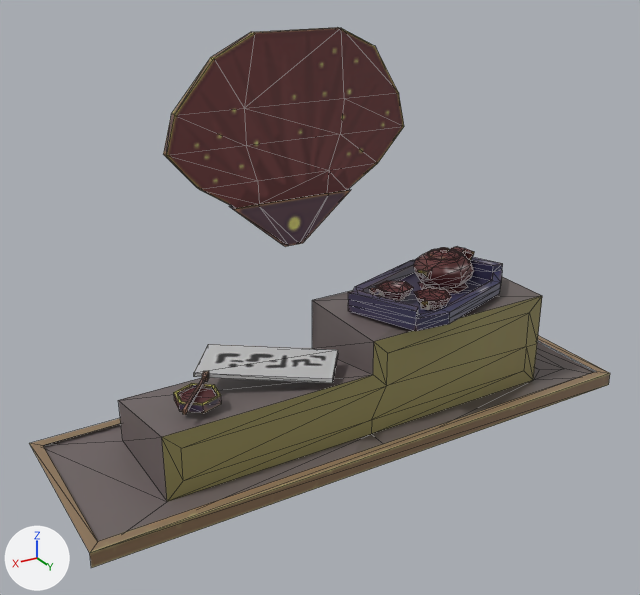
An edit to the glTF model witrynki/chinese.glb, drawn before and after from the same camera.
One viewpoint serves both versions: a 50 mm lens placed at (4.37, 7.24, 4.95), pointed at (0.06, 0.07, 1.36). The axes (+X, +Y, +Z) are drawn at lower left. The lights are the same throughout. Mesh edges are drawn as thin lines. Where no turn or scale is listed for an object, it has been applied to the vertices. Vertices at the same position are counted once.

Names of what the first picture shows: 'chinese'.
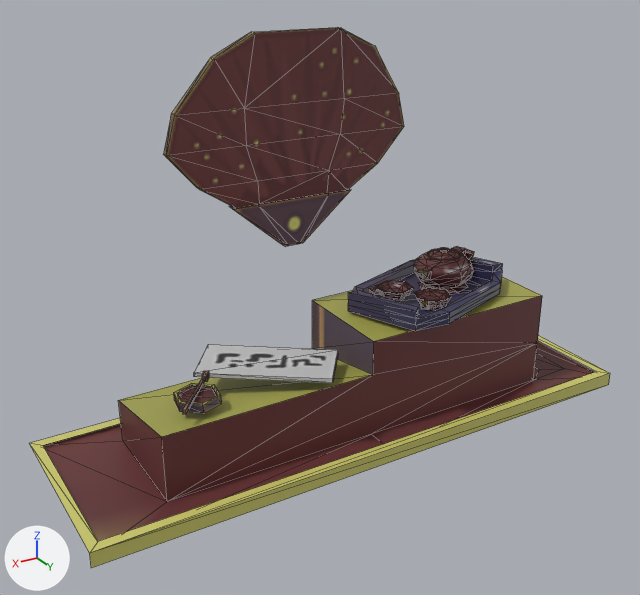
Diff of the bpy script that builds the scene:
```diff
--- a/witrynki/chinese.glb.py
+++ b/witrynki/chinese.glb.py
@@ me_sphere_001 @@
 # used by ob_chinese; location = (-4.87, -0.42, -3.46)
-me_sphere_001.from_pydata(...)  # 514 vertices, 984 faces; spans x 1.47..7.78, y -0.58..1.42, z 3.26..7.37
+me_sphere_001.from_pydata(...)  # 506 vertices, 968 faces; spans x 1.47..7.78, y -0.58..1.42, z 3.26..7.37
+# me_sphere_001 part 1
+# 8 vertices are removed from x 2.5..6.75, y 1.04, z 3.56..4.3
+# 22 faces are deleted
+# 6 new faces join them
+# me_sphere_001 part 2: 48 faces spanning x 1.47..7.78, y -0.58..1.42, z 3.26..4.47 switch from mat_material_011 (picture img_material_002_base_color) to mat_material_004 (picture img_material)
```

What differs and where, as boxes (x1, y1, x2, y2) in the pictures (640 x 595 px):
part 1 of me_sphere_001, cut back: (162, 296, 542, 502) in both
part 2 of me_sphere_001, recoloured: (29, 277, 610, 568) in both
